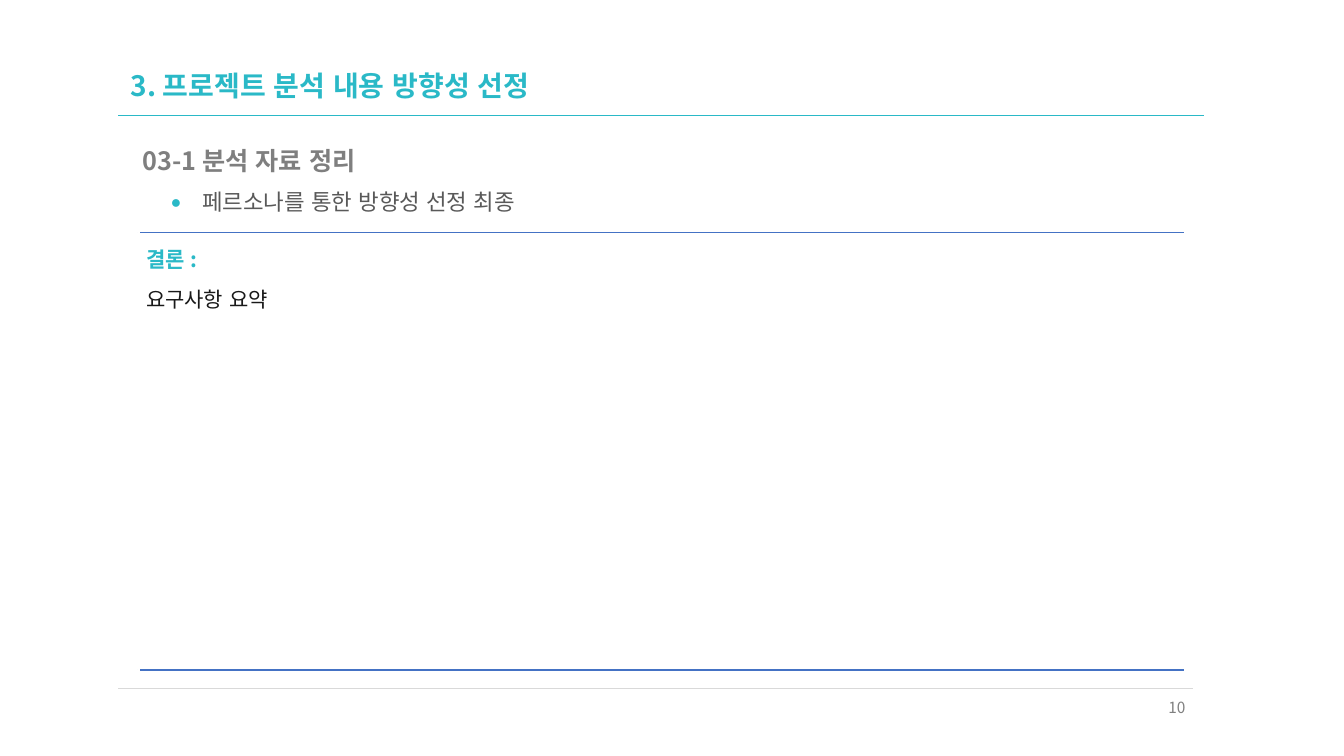
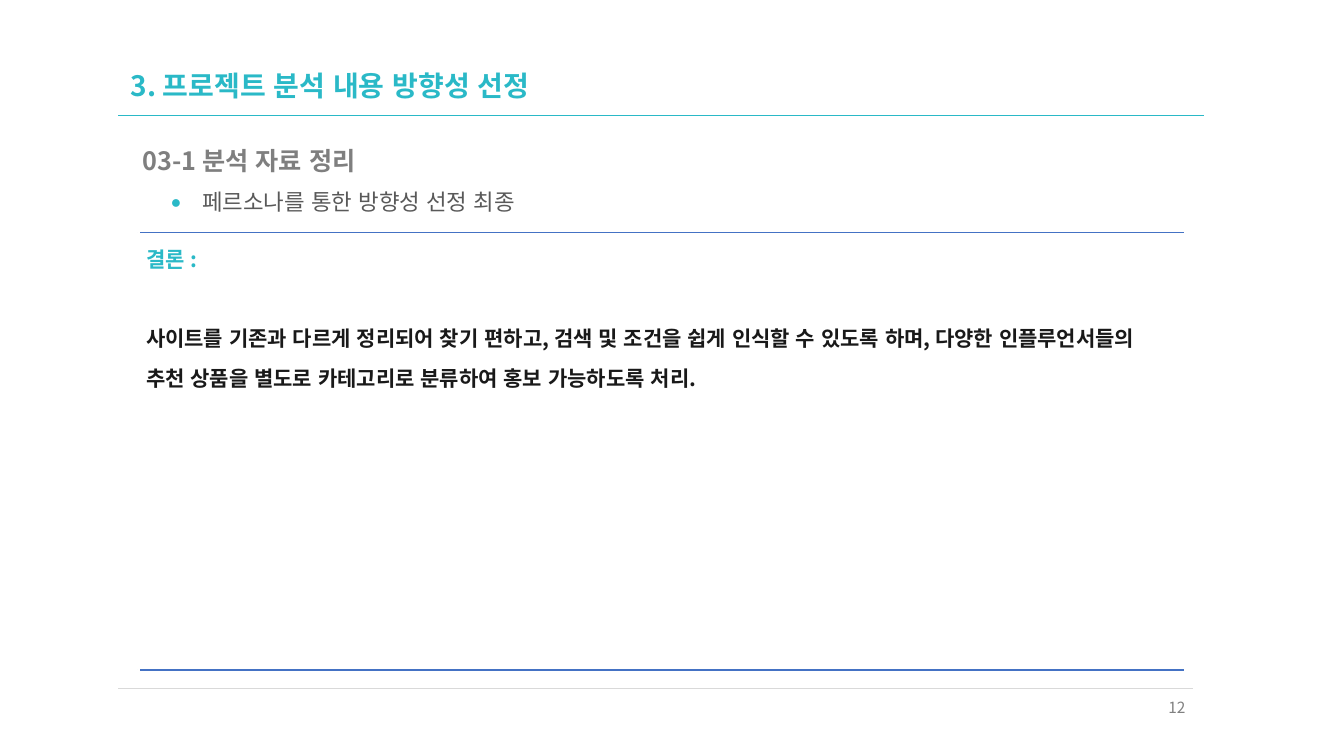
Before and after one commit to ekfka4863/frontEndCource_210901, a slide deck: slide 12 of source/n_01_UIUX요구분석_다나와닷컴.pptx (slide 10 before the commit). Drawn at 1344x756 pixels with LibreOffice and Linux fonts; fonts in the diff are those of the drawing. Boxes give left, top, right and bottom in pixels: in the first picture for what was removed or moved away, otherwise in the second. Text is boxed around its words. In the diff, an @@ line names an element or a change of style, - is before the commit and + after.

```diff
--- a/source/n_01_UIUX요구분석_다나와닷컴.pptx
+++ b/source/n_01_UIUX요구분석_다나와닷컴.pptx
@@ table at [139,233,1186,670] @@
-row 1, column 1: 결론 : / 요구사항 요약
+row 1, column 1: 결론 : / 사이트를 기존과 다르게 정리되어 찾기 편하고, 검색 및 조건을 쉽게 인식할 수 있도록 하며, 다양한 인플루언서들의 추천 상품을 별도로 카테고리로 분류하여 홍보 가능하도록 처리.
@@ page number at [1168,701,1185,713]: text changed @@
-10
+12
```
Also in this commit, not shown: 7 other slides changed, 2 slides added, 5 other files.
